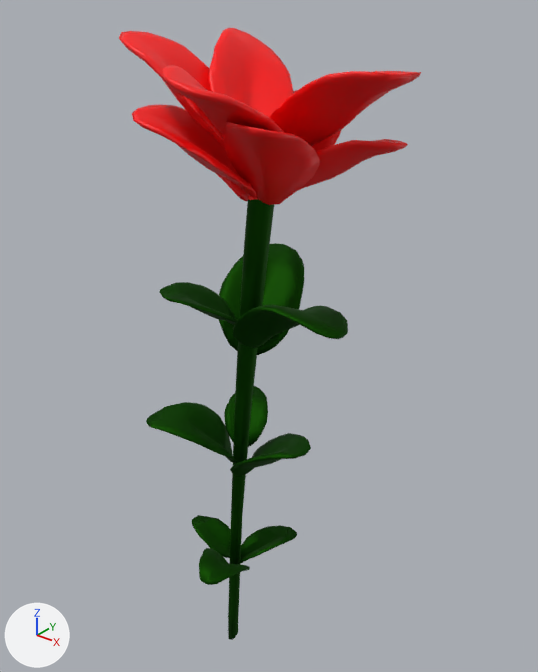
Two versions of the FBX model ZTGKEngine/res/models/zagadka_kwiaty/kwiatek_czerwony.fbx, one commit apart.
The view is the same before and after, from a 50 mm lens placed at (-4.861, 10.74, 3.412), pointed at (-6.023, 12.193, 2.512). The axes (+X, +Y, +Z) are drawn at lower left. The lights are the same throughout. Where no turn or scale is listed for an object, it has been applied to the vertices. Vertices at the same position are counted once.

Objects in the first picture: 'Merged_PM3D_Sphere3D2_9.003'.
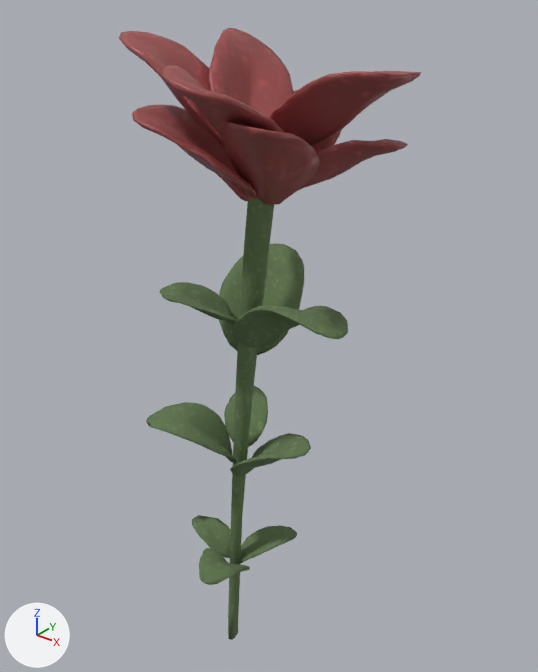
The newer file is also turned or shifted as a whole; pictures and numbers use the older file's frame.

The change, as a diff of the scene's bpy script:
```diff
--- a/ZTGKEngine/res/models/zagadka_kwiaty/kwiatek_czerwony.fbx.py
+++ b/ZTGKEngine/res/models/zagadka_kwiaty/kwiatek_czerwony.fbx.py
@@ img_platki_kwiatka_czerwone_normal_png @@
+img_platki_kwiatka_czerwone_normal_png = load_image('platki_kwiatka_czerwone_Normal.png', '_unpacked/platki_kwiatka_czerwone_Normal.png', 1024, 1024, 'Non-Color')
@@ img_platki_kwiatka_czerwone_metallic_png @@
+img_platki_kwiatka_czerwone_metallic_png = load_image('platki_kwiatka_czerwone_Metallic.png', '_unpacked/platki_kwiatka_czerwone_Metallic.png', 1024, 1024, 'Non-Color')
@@ img_platki_kwiatka_czerwone_roughness_png @@
+img_platki_kwiatka_czerwone_roughness_png = load_image('platki_kwiatka_czerwone_Roughness.png', '_unpacked/platki_kwiatka_czerwone_Roughness.png', 1024, 1024, 'Non-Color')
@@ img_platki_kwiatka_czerwone_base_color_png @@
+img_platki_kwiatka_czerwone_base_color_png = load_image('platki_kwiatka_czerwone_Base_color.png', '_unpacked/platki_kwiatka_czerwone_Base_color.png', 1024, 1024, 'sRGB')
@@ img_kwiatek_maly_base_color_png @@
+img_kwiatek_maly_base_color_png = load_image('kwiatek_maly_Base_color.png', '_unpacked/kwiatek_maly_Base_color.png', 1024, 1024, 'sRGB')
@@ img_kwiatek_maly_metallic_png @@
+img_kwiatek_maly_metallic_png = load_image('kwiatek_maly_Metallic.png', '_unpacked/kwiatek_maly_Metallic.png', 1024, 1024, 'Non-Color')
@@ mat_kwiatek_maly @@
 n0 = _N.new('ShaderNodeBsdfPrincipled'); n0.name = 'Principled BSDF'
-n0.inputs[1].default_value = 1.0  # 'Metallic'
-n0.inputs[2].default_value = 0.669  # 'Roughness'
+n0.inputs[2].default_value = 1.0  # 'Roughness'
 n1 = _N.new('ShaderNodeOutputMaterial'); n1.name = 'Material Output'
 n2 = _N.new('ShaderNodeTexImage'); n2.name = 'Image Texture'
-n2.image = img_kwiatek_diffuse_png
+n2.image = img_kwiatek_maly_base_color_png
 n3 = _N.new('ShaderNodeTexImage'); n3.name = 'Image Texture.001'
-n3.image = img_kwiatek_normal_png
-n4 = _N.new('ShaderNodeNormalMap'); n4.name = 'Normal Map'
+n3.image = img_kwiatek_maly_metallic_png
 _L.new(n2.outputs[0], n0.inputs[0])  # 'Color' to 'Base Color'
-_L.new(n3.outputs[0], n4.inputs[1])  # 'Color' to 'Color'
-_L.new(n4.outputs[0], n0.inputs[5])  # 'Normal' to 'Normal'
 _L.new(n0.outputs[0], n1.inputs[0])  # 'BSDF' to 'Surface'
+_L.new(n3.outputs[0], n0.inputs[1])  # 'Color' to 'Metallic'
@@ mat_platki_kwiatka_czerwone @@
+mat_platki_kwiatka_czerwone = bpy.data.materials.new('platki_kwiatka_czerwone')
+# uses the picture img_platki_kwiatka_czerwone_base_color_png
+# uses the picture img_platki_kwiatka_czerwone_metallic_png
+# uses the picture img_platki_kwiatka_czerwone_normal_png
+# uses the picture img_platki_kwiatka_czerwone_roughness_png
@@ me_merged_pm3d_sphere3d2_9_006 @@
 me_merged_pm3d_sphere3d2_9_006.from_pydata(...)  # 2270 vertices, 4185 faces; spans x -0.15..0.55, y -0.37..0.34, z 1.35..3.32
 # used by ob_merged_pm3d_sphere3d2_9_003; location = (-6.153, 12.139, -0.024)
+# me_merged_pm3d_sphere3d2_9_006 part 1: 2356 of the faces centred in x -0.12..0.55, y -0.36..0.34, z 2.93..3.32 switch from mat_platki_kwiatka_czer to mat_platki_kwiatka_czerwone
 me_merged_pm3d_sphere3d2_9_006.materials.append(mat_kwiatek_maly)
```

Pixel boxes (x1, y1, x2, y2) of what changed, in the pictures (538 x 672 px):
'Merged_PM3D_Sphere3D2_9.003', surface changed, recoloured
    both: (119, 28, 421, 640)
part 1 of me_merged_pm3d_sphere3d2_9_006, recoloured (red to brown)
    both: (119, 28, 421, 205)
